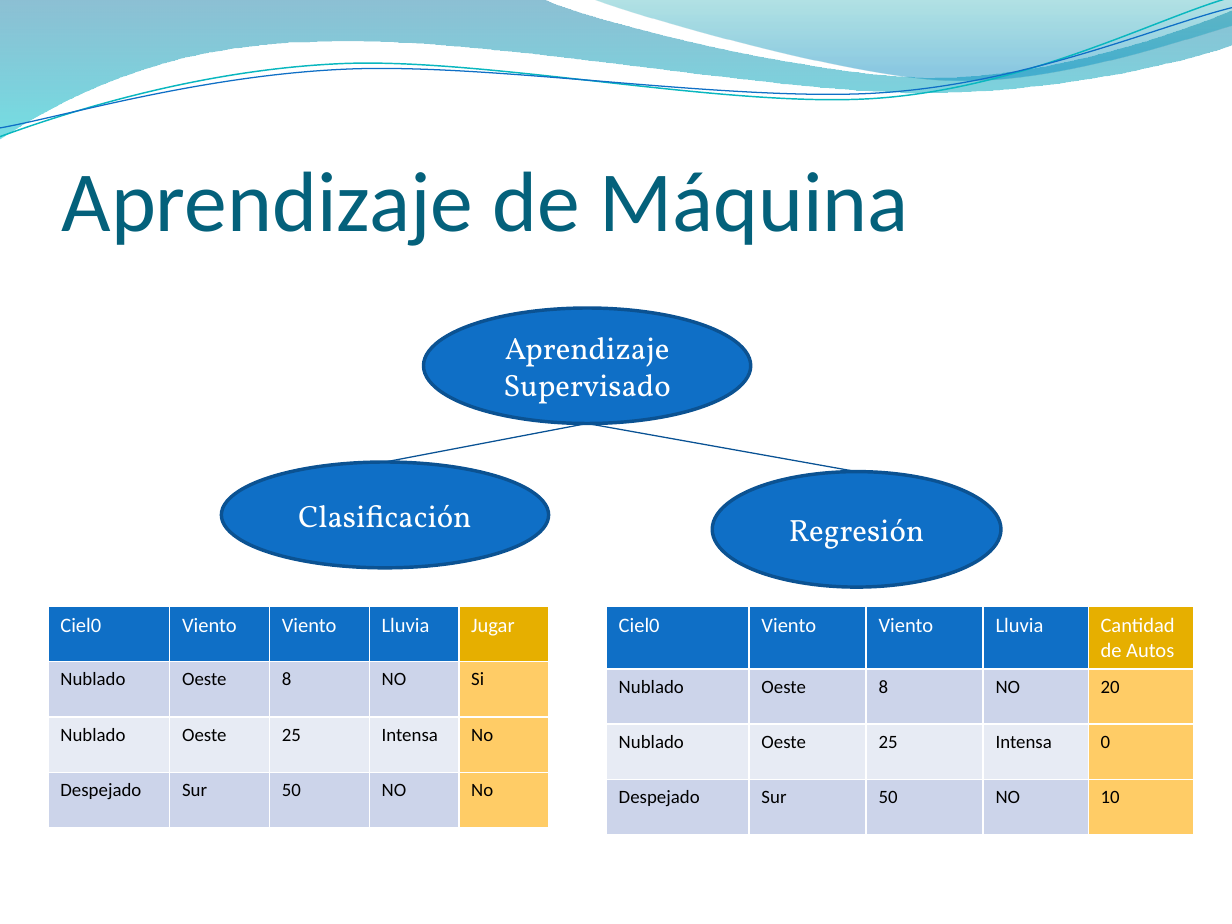
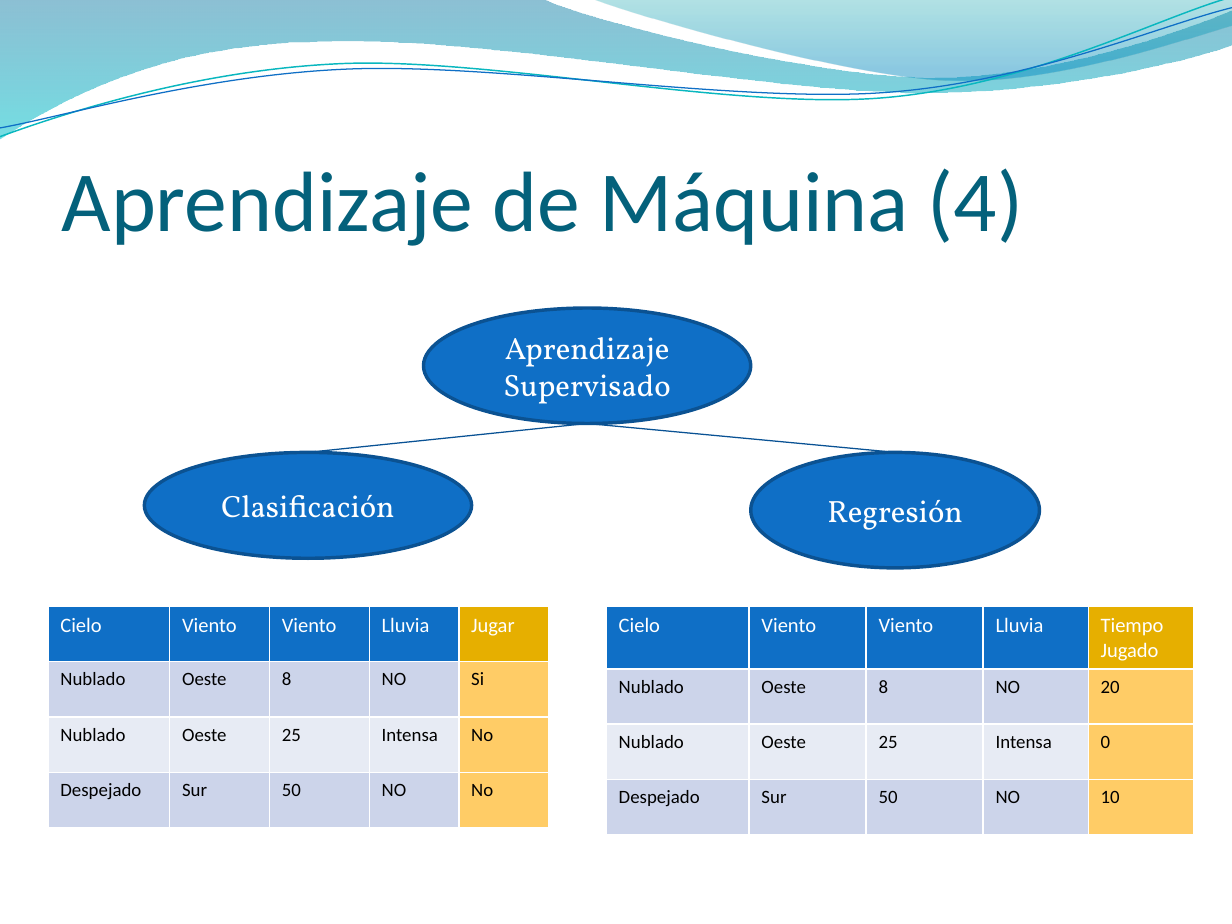
Before and after one commit to jaffadog/neuralito, a slide deck: slide 15 of neuralito/ArfGen/docs/Entregas/Informe Final/presentacion/esteban2.pptx (slide 14 before the commit). Drawn at 1232x924 pixels with LibreOffice and Linux fonts; fonts in the diff are those of the drawing; background and template pictures are left out. Boxes give left, top, right and bottom in pixels: in the first picture for what was removed or moved away, otherwise in the second. Text is boxed around its words. In the diff, an @@ line names an element or a change of style, - is before the commit and + after.

```diff
--- a/neuralito/ArfGen/docs/Entregas/Informe Final/presentacion/esteban2.pptx
+++ b/neuralito/ArfGen/docs/Entregas/Informe Final/presentacion/esteban2.pptx
@@ title at bbox=[62, 168, 1023, 246]: text changed @@
-Aprendizaje de Máquina
+Aprendizaje de Máquina (4)
@@ line moved from (588, 424) - (384, 462) to (588, 424) - (308, 452) @@
@@ line moved from (588, 424) - (856, 472) to (588, 424) - (896, 452) @@
@@ ellipse "Clasificación": place and size @@
-ellipse "Clasificación" at bbox=[222, 462, 549, 568]
+ellipse "Clasificación" at bbox=[144, 452, 472, 558]
@@ ellipse "Regresión": place and size @@
-ellipse "Regresión" at bbox=[712, 472, 1000, 588]
+ellipse "Regresión" at bbox=[750, 452, 1039, 568]
@@ table at bbox=[48, 606, 549, 828] @@
-row 1, column 1: Ciel0
+row 1, column 1: Cielo
@@ table at bbox=[606, 606, 1193, 834] @@
-row 1, column 1: Ciel0
+row 1, column 1: Cielo
-row 1, column 5: Cantidad de Autos
+row 1, column 5: Tiempo Jugado
```
Also in this commit, not shown: 21 other slides changed, 3 slides added, 1 slide removed.
